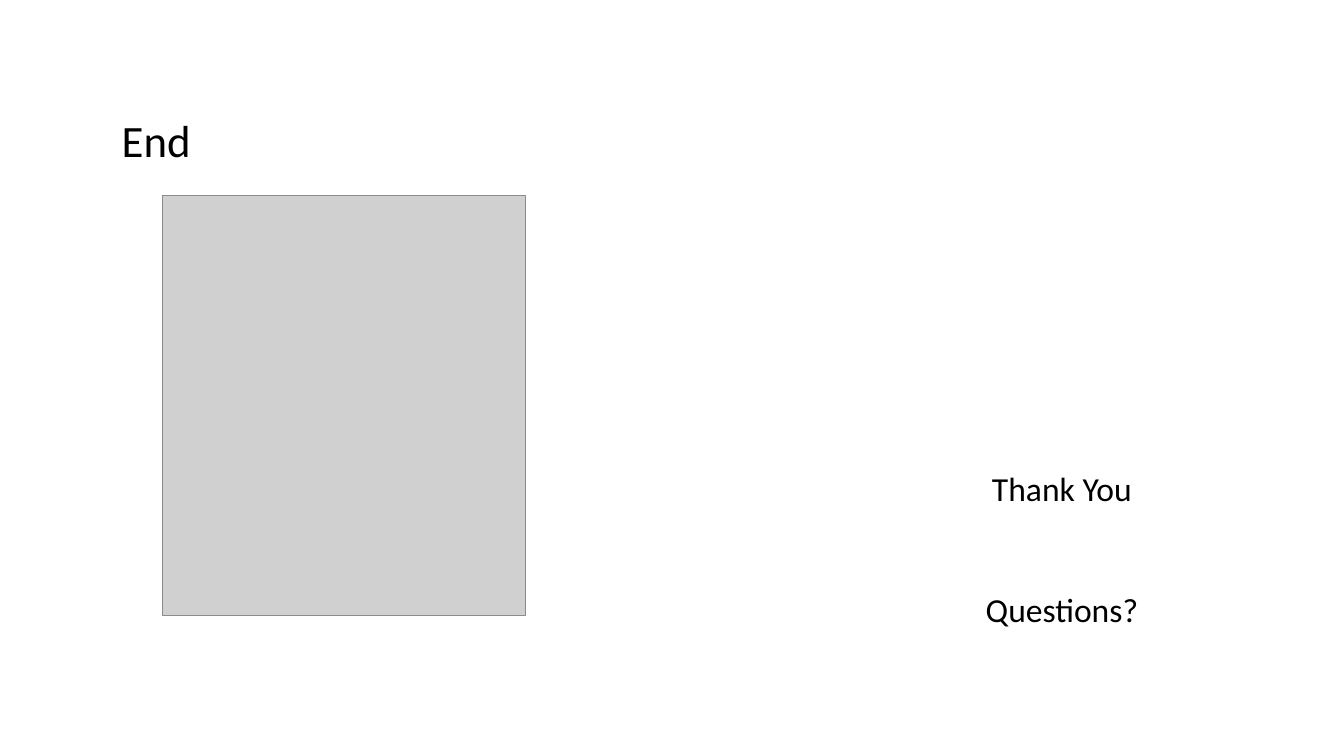
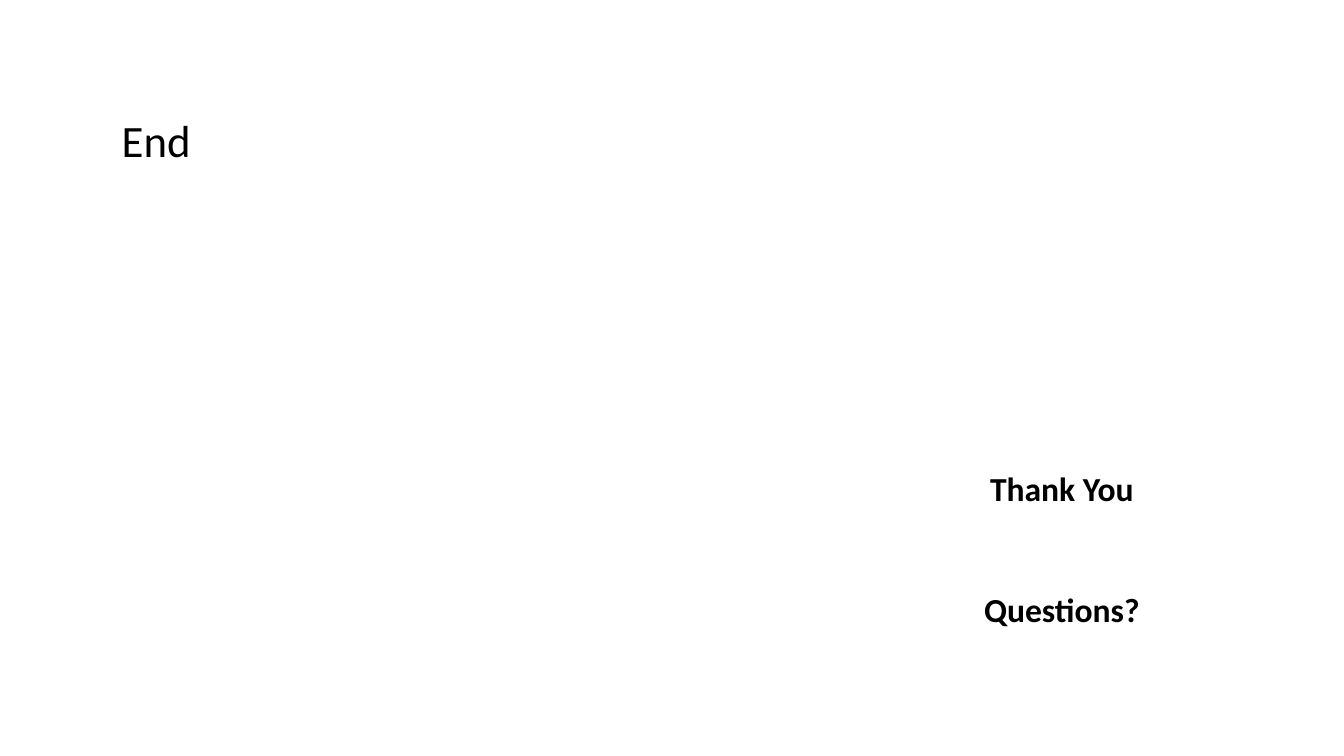
Before and after one commit to ic2019/groupb_project1, a slide deck: slide 19 of BRFSS.pptx. Drawn at 1344x756 pixels with LibreOffice and Linux fonts; fonts in the diff are those of the drawing; grey boxes stand for pictures. Boxes give left, top, right and bottom in pixels: in the first picture for what was removed or moved away, otherwise in the second. Text is boxed around its words. In the diff, an @@ line names an element or a change of style, - is before the commit and + after.

Commit message:
Adding PPT

```diff
--- a/BRFSS.pptx
+++ b/BRFSS.pptx
@@ picture removed at [163,195,526,616] @@
@@ text "Thank You" at [984,477,1140,627]: bold on @@
```
Also in this commit, not shown: 1 other slide changed.
